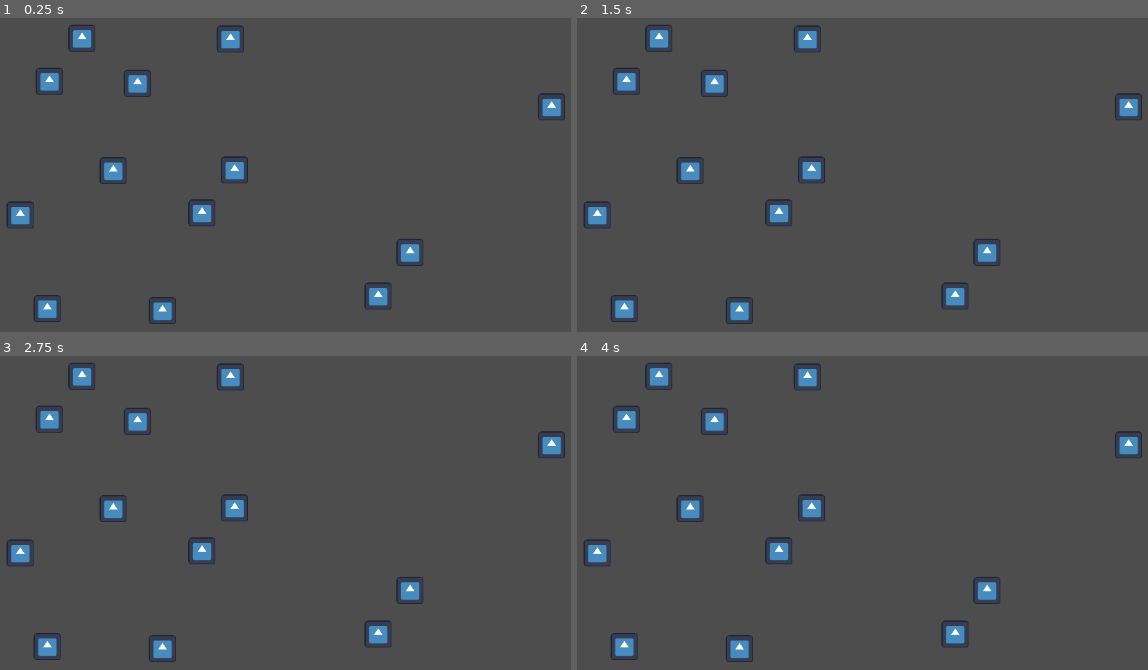
Above: before the commit, frames 1-4 (two rows, left to right).
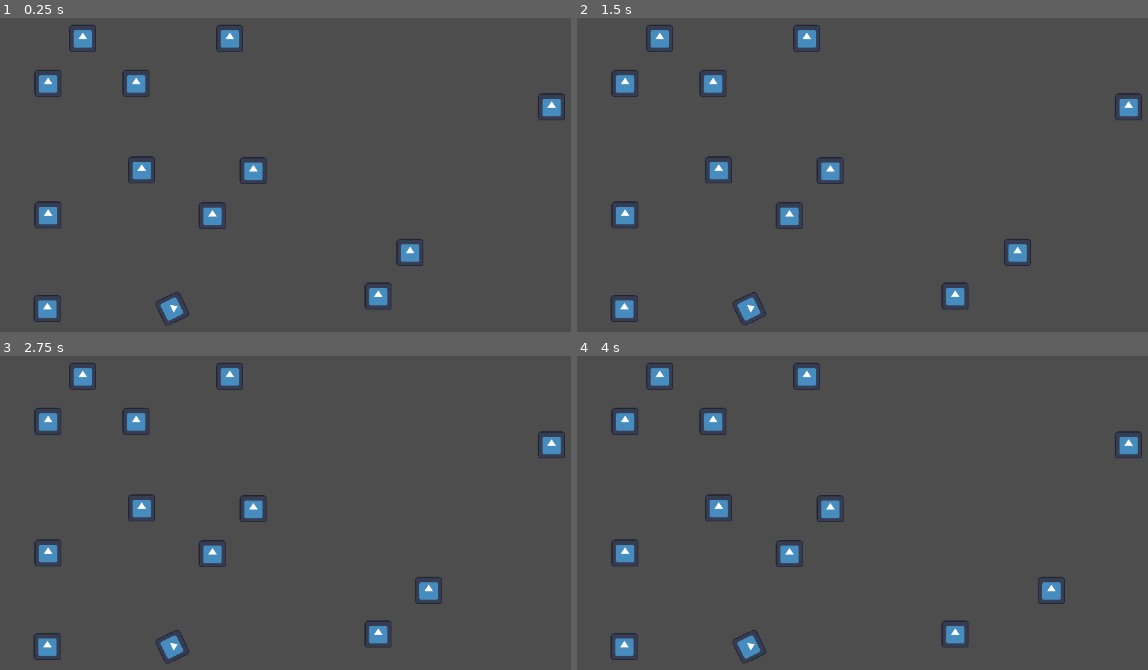
Above: after the commit, the same moments.

Repository: anthonyec/230726_godot_viscuit_like
Game: Godot game, scene res://main.tscn
The game is run twice, just before and just after one commit, with the same random seed, the same clock (stepped at 60 frames per second) and the same inputs. The engine's default icon, where the game draws it, is replaced by a stand-in: a white triangle on a blue panel in a dark square.
Inputs:
- Up to frame 1 (0.25 s): no input
- Up to frame 2 (1.5 s): tap Enter at 0.5 s
- Up to frame 3 (2.75 s): no input
- Up to frame 4 (4 s): no input

The runs differ from the first frame. In frame 1, 2.7% of the frame differs, in the area x 1-47%, y 2-98%; in frame 2, 3.2%, in the area x 1-80%, y 2-98%; in frame 3, 3.1%; in frame 4, 3.2%.

Commit message:
Apply differences to simulation

Diff:
--- a/difference.gd
+++ b/difference.gd
@@ -17,6 +17,20 @@
 func _init(id: String) -> void:
 	self.id = id
 
+func to_formatted_string() -> String:
+	var string: String = ""
+
+	string += "Difference " + str(self) + " {" + "\n"
+	string += "  id: " + self.id + "\n"
+	string += "  drawing: " + str(self.drawing) + "\n"
+	string += "  type: " + Difference.Type.find_key(self.type) + "\n"
+	string += "  position: " + str(self.position) + "\n"
+	string += "  rotation: " + str(self.rotation) + "\n"
+	string += "  scale: " + str(self.scale) + "\n"
+	string += "}"
+
+	return string
+
 static func print_difference(difference: Difference) -> void:
 	print("Difference " + str(difference) + " {")
 	print("  id: ", difference.id)
--- a/glasses.gd
+++ b/glasses.gd
@@ -12,5 +12,8 @@
 func get_match_blueprint() -> MatchBlueprint:
 	return MatchBlueprint.new(condition.get_drawings())
 
+func get_outcome_blueprint() -> MatchBlueprint:
+	return MatchBlueprint.new(outcome.get_drawings())
+
 func has_multiple_drawings() -> bool:
 	return condition.get_drawings().size() > 1
--- a/lens.gd
+++ b/lens.gd
@@ -79,52 +79,3 @@
 			return drawing
 
 	return null
-
-func matches(scene: Simulation, drawing: Drawing) -> MatchResult:
-	var result = MatchResult.new()
-
-	var first_matching_drawing = get_first_drawing_matching(drawing)
-
-	if not first_matching_drawing:
-		result.error = MatchResult.Error.NO_DRAWING_WITH_ID
-		return result
-
-	var bounds = get_bounds()
-	var relative_bounds = get_bounds_relative_to_drawing(first_matching_drawing)
-
-	# Move the bounding box around in the scene relative to the drawing being targeted.
-	var scene_bounds = Rect2(relative_bounds)
-	scene_bounds.position = drawing.position - scene_bounds.position
-	scene_bounds = scene_bounds.grow(2)
-
-	var scene_drawings_within_bounds = scene.get_drawings_within_bounds(scene_bounds)
-	var matched_drawing_count: int = 0
-
-	if scene_drawings_within_bounds.size() != get_drawings().size():
-		result.error = MatchResult.Error.WRONG_DRAWING_COUNT
-		return result
-
-	for scene_drawing in scene_drawings_within_bounds:
-		# TODO: Fix positions, something is a bit off by a few pixels.
-		var relative_position = bounds.position + (scene_drawing.position - scene_bounds.position)
-		var nearest_drawing = get_drawing_near_position(relative_position)
-
-		if not nearest_drawing:
-			result.error = MatchResult.Error.NO_NEAREST_DRAWING
-			return result
-
-		if nearest_drawing.id != scene_drawing.id:
-			result.error = MatchResult.Error.NO_DRAWING_WITH_ID
-			return result
-
-		matched_drawing_count += 1
-
-	if matched_drawing_count != scene_drawings_within_bounds.size():
-		result.error = MatchResult.Error.WRONG_MATCHED_COUNT
-		return result
-
-	result.error = MatchResult.Error.NONE
-	result.affected_scene_drawings = scene_drawings_within_bounds
-	result.bounds = scene_bounds
-
-	return result
--- a/main.tscn
+++ b/main.tscn
@@ -11,6 +11,7 @@
 [node name="Rule3 - MoveRight" type="Node2D" parent="." groups=["rule"]]
 position = Vector2(146, 499)
 script = ExtResource("1_trvar")
+enabled = false
 
 [node name="Condition" type="Node2D" parent="Rule3 - MoveRight"]
 position = Vector2(-55, 0)
@@ -29,7 +30,8 @@
 script = ExtResource("2_x3nvs")
 
 [node name="Drawing2" type="Node2D" parent="Rule3 - MoveRight/Outcome" groups=["drawing"]]
-position = Vector2(38, 3)
+position = Vector2(52, 6.10352e-05)
+rotation = 1.11299
 script = ExtResource("5_mj80h")
 
 [node name="Icon" type="Sprite2D" parent="Rule3 - MoveRight/Outcome/Drawing2"]
@@ -45,7 +47,6 @@
 script = ExtResource("2_x3nvs")
 
 [node name="Drawing3" type="Node2D" parent="Rule2 - Appart/Condition" groups=["drawing"]]
-position = Vector2(-40, 0)
 script = ExtResource("5_mj80h")
 
 [node name="Icon" type="Sprite2D" parent="Rule2 - Appart/Condition/Drawing3"]
@@ -53,7 +54,7 @@
 texture = ExtResource("3_fofwt")
 
 [node name="Drawing4" type="Node2D" parent="Rule2 - Appart/Condition" groups=["drawing"]]
-position = Vector2(94, -64)
+position = Vector2(135, -65)
 script = ExtResource("5_mj80h")
 
 [node name="Icon" type="Sprite2D" parent="Rule2 - Appart/Condition/Drawing4"]
@@ -61,11 +62,10 @@
 texture = ExtResource("3_fofwt")
 
 [node name="Outcome" type="Node2D" parent="Rule2 - Appart"]
-position = Vector2(72, 0)
+position = Vector2(182, 1)
 script = ExtResource("2_x3nvs")
 
 [node name="Drawing" type="Node2D" parent="Rule2 - Appart/Outcome" groups=["drawing"]]
-position = Vector2(95, -3)
 script = ExtResource("5_mj80h")
 
 [node name="Icon" type="Sprite2D" parent="Rule2 - Appart/Outcome/Drawing"]
@@ -73,7 +73,7 @@
 texture = ExtResource("3_fofwt")
 
 [node name="Drawing2" type="Node2D" parent="Rule2 - Appart/Outcome" groups=["drawing"]]
-position = Vector2(142, -65)
+position = Vector2(59, -65)
 script = ExtResource("5_mj80h")
 
 [node name="Icon" type="Sprite2D" parent="Rule2 - Appart/Outcome/Drawing2"]
@@ -89,7 +89,6 @@
 script = ExtResource("2_x3nvs")
 
 [node name="Drawing" type="Node2D" parent="Rule - Close/Condition" groups=["drawing"]]
-position = Vector2(2, -3)
 script = ExtResource("5_mj80h")
 
 [node name="Icon" type="Sprite2D" parent="Rule - Close/Condition/Drawing"]
@@ -97,7 +96,7 @@
 texture = ExtResource("3_fofwt")
 
 [node name="Drawing2" type="Node2D" parent="Rule - Close/Condition" groups=["drawing"]]
-position = Vector2(49, -65)
+position = Vector2(50, -65)
 script = ExtResource("5_mj80h")
 
 [node name="Icon" type="Sprite2D" parent="Rule - Close/Condition/Drawing2"]
@@ -109,7 +108,6 @@
 script = ExtResource("2_x3nvs")
 
 [node name="Drawing3" type="Node2D" parent="Rule - Close/Outcome" groups=["drawing"]]
-position = Vector2(2, 2.08165e-12)
 script = ExtResource("5_mj80h")
 
 [node name="Icon" type="Sprite2D" parent="Rule - Close/Outcome/Drawing3"]
@@ -117,7 +115,7 @@
 texture = ExtResource("3_fofwt")
 
 [node name="Drawing4" type="Node2D" parent="Rule - Close/Outcome" groups=["drawing"]]
-position = Vector2(136, -64)
+position = Vector2(135, -65)
 script = ExtResource("5_mj80h")
 
 [node name="Icon" type="Sprite2D" parent="Rule - Close/Outcome/Drawing4"]
--- a/match_blueprint.gd
+++ b/match_blueprint.gd
@@ -32,15 +32,30 @@
 
 	bounds.position = Vector2.ZERO
 
+func find_drawing_by_id(id: String) -> DrawingBlueprint:
+	for drawing in drawings:
+		if drawing.id == id:
+			return drawing
+
+	return null
+
+func anchor_to(other_drawing: Drawing) -> void:
+	var anchor: DrawingBlueprint = find_drawing_by_id(other_drawing.id)
+
+	# TODO: If the blueprint is made a Node2D, then the drawings can be children
+	# making their positions automatic when the parent moves, to avoid
+	# this calculation.
+	var previous_bounds_position = bounds.position
+
+	bounds.position = other_drawing.position - anchor.position
+
+	for drawing in drawings:
+		var difference = previous_bounds_position + bounds.position
+		drawing.position += difference
+
 func get_bounds_anchored_to(other_drawing: Drawing) -> Rect2:
 	var anchored_bounds = Rect2()
-	var anchor: DrawingBlueprint = null
-
-	# Find drawing that first matches the same ID.
-	for drawing in drawings:
-		if drawing.id == other_drawing.id:
-			anchor = drawing
-			break
+	var anchor: DrawingBlueprint = find_drawing_by_id(other_drawing.id)
 
 	if not anchor:
 		return anchored_bounds
@@ -50,7 +65,7 @@
 
 	return anchored_bounds
 
-func overlap_matches(other_match_blueprint: MatchBlueprint) -> Array[int]:
+func overlap_matches(other_match_blueprint: MatchBlueprint, tolerance: float = 10) -> Array[int]:
 	if drawings.is_empty() or other_match_blueprint.drawings.is_empty():
 		return []
 
@@ -63,7 +78,7 @@
 			var distance = drawing.position.distance_to(other_drawing.position)
 
 			# TODO: Match on other properties like rotation, and maybe scale?
-			if distance > 5 or drawing.id != other_drawing.id:
+			if distance > tolerance or drawing.id != other_drawing.id:
 				continue
 
 			matched_instance_ids.append(drawing.instance_id)
--- a/match_results.gd
+++ b/match_results.gd
@@ -34,6 +34,9 @@
 func is_part_of_multi_rule(instance_id: int) -> bool:
 	return instance_id_to_has_multi_rule.has(instance_id)
 
+func get_affected_instance_ids(instance_id: int) -> Array:
+	return instance_id_to_affected_instance_ids.get(instance_id, [])
+
 func get_results() -> Array[Dictionary]:
 	var results: Array[Dictionary] = []
 
@@ -46,8 +49,19 @@
 				return rule.has_multiple_drawings()
 			)
 
+		var drawings: Array[Drawing] = [drawing]
+
+		for affected_instance_id in get_affected_instance_ids(instance_id):
+			var affected_drawing = instance_from_id(affected_instance_id) as Drawing
+
+			if drawings.has(affected_drawing):
+				continue
+
+			drawings.append(affected_drawing)
+
 		results.append({
 			"drawing": drawing,
+			"drawings": drawings,
 			"rules": rules
 		})
 
--- a/simulation.gd
+++ b/simulation.gd
@@ -4,8 +4,8 @@
 const SPEED: int = 1
 
 func _ready() -> void:
-	step()
-	return
+#	step()
+#	return
 	var timer: Timer = Timer.new()
 
 	timer.connect("timeout", func():
@@ -45,7 +45,6 @@
 
 func step() -> void:
 	var scene_drawings: Array[Drawing] = get_drawings()
-	var rules = get_rules()
 
 	var match_results: MatchResults = MatchResults.new()
 
@@ -55,7 +54,7 @@
 		if match_results.has(instance_id):
 			continue
 
-		for rule in rules:
+		for rule in get_rules():
 			if not rule.enabled:
 				continue
 
@@ -65,7 +64,7 @@
 			if scene_bounds.size.x == 0 and scene_bounds.size.y == 0:
 				continue
 
-			var scene_drawings_within_bounds = get_drawings_within_bounds(scene_bounds, 5)
+			var scene_drawings_within_bounds = get_drawings_within_bounds(scene_bounds, 10)
 			var scene_blueprint = MatchBlueprint.new(scene_drawings_within_bounds)
 
 			var matched_instance_ids = scene_blueprint.overlap_matches(rule_blueprint)
@@ -78,61 +77,63 @@
 
 	for result in match_results.get_results():
 		var drawing = result.get("drawing") as Drawing
+		var drawings = result.get("drawings", []) as Array[Drawing]
+		var rules = result.get("rules", []) as Array[Rule]
 
-		print(result)
+		if rules.is_empty():
+			continue
 
+		var rule = rules.pick_random() as Rule
+		apply_rules(drawing, drawings, rule)
 
-
-func apply_differences(result: MatchResult, rule: Rule) -> void:
-	var scene_drawings: Array[Drawing] = result.affected_scene_drawings
-
-	# TODO: Warning, this is sorting the original array.
-	scene_drawings.sort_custom(func(a: Drawing, b: Drawing):
-		return a.position.distance_squared_to(result.bounds.position) > b.position.distance_squared_to(result.bounds.position)
-	)
-
-	var rule_bounds = rule.condition.get_bounds()
+func apply_rules(anchor: Drawing, drawings: Array[Drawing], rule: Rule) -> void:
 	var differences = rule.get_differences()
 
-	differences.sort_custom(func(a: Difference, b: Difference):
-		return a.drawing.position.distance_squared_to(rule_bounds.position) > b.drawing.position.distance_squared_to(rule_bounds.position)
-	)
+	# Use the blueprint instead of the position differences to avoid drift that
+	# is acculumated over time with the tolerances.
+	var blueprint = rule.get_outcome_blueprint()
+	blueprint.anchor_to(anchor)
 
-	for index in scene_drawings.size():
-		var drawing = scene_drawings[index]
+	for index in drawings.size():
+		var drawing = drawings[index]
+		var drawing_blueprint = blueprint.drawings[index] as MatchBlueprint.DrawingBlueprint
 		var difference = differences[index]
 
-		match difference.type:
-			Difference.Type.PERSIST:
-				var tween = drawing.create_tween()
-				tween.set_parallel(true)
+		if difference.type == Difference.Type.PERSIST:
+			var tween = drawing.create_tween()
+			tween.set_parallel(true)
 
-				tween.tween_property(
-					drawing,
-					"position",
-					drawing.position + difference.position.rotated(drawing.rotation + difference.rotation),
-					SPEED
-				)
+			# TODO: Fix this.
+			var target_position = drawing.position + difference.position
 
-				tween.tween_property(
-					drawing,
-					"scale",
-					drawing.scale + difference.scale,
-					SPEED
-				)
+			if drawing != anchor:
+				target_position = drawing_blueprint.position
 
-				tween.tween_property(
-					drawing,
-					"rotation",
-					drawing.rotation + difference.rotation,
-					SPEED
-				)
+			tween.tween_property(
+				drawing,
+				"position",
+				drawing.position + difference.position,
+				SPEED
+			)
 
-			Difference.Type.REMOVE:
-				remove_child(drawing)
+			tween.tween_property(
+				drawing,
+				"scale",
+				drawing.scale + difference.scale,
+				SPEED
+			)
 
-			Difference.Type.ADD:
-				var new_drawing: Drawing = difference.drawing.duplicate() as Drawing
-				new_drawing.position = difference.position
-				new_drawing.rotation = difference.rotation
-				new_drawing.scale = difference.scale
+			tween.tween_property(
+				drawing,
+				"rotation",
+				drawing.rotation + difference.rotation,
+				SPEED
+			)
+
+		if difference.type == Difference.Type.ADD:
+			# TODO: Implement.
+			pass
+
+		if difference.type == Difference.Type.REMOVE:
+			# TODO: Implement.
+			pass
